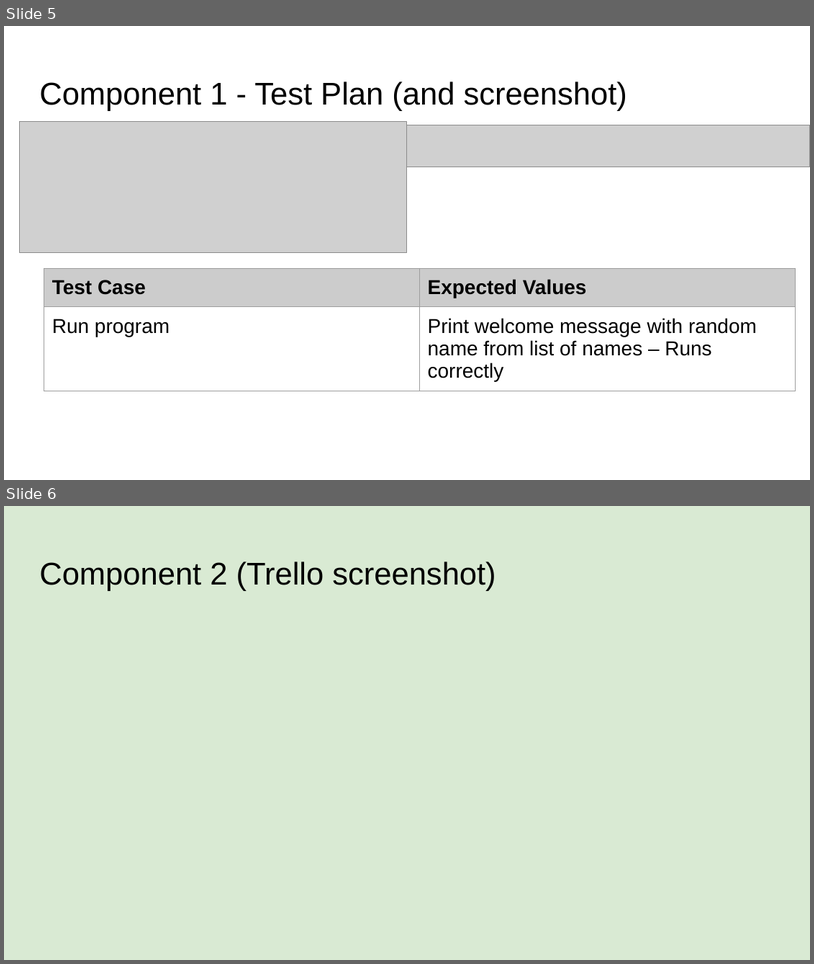
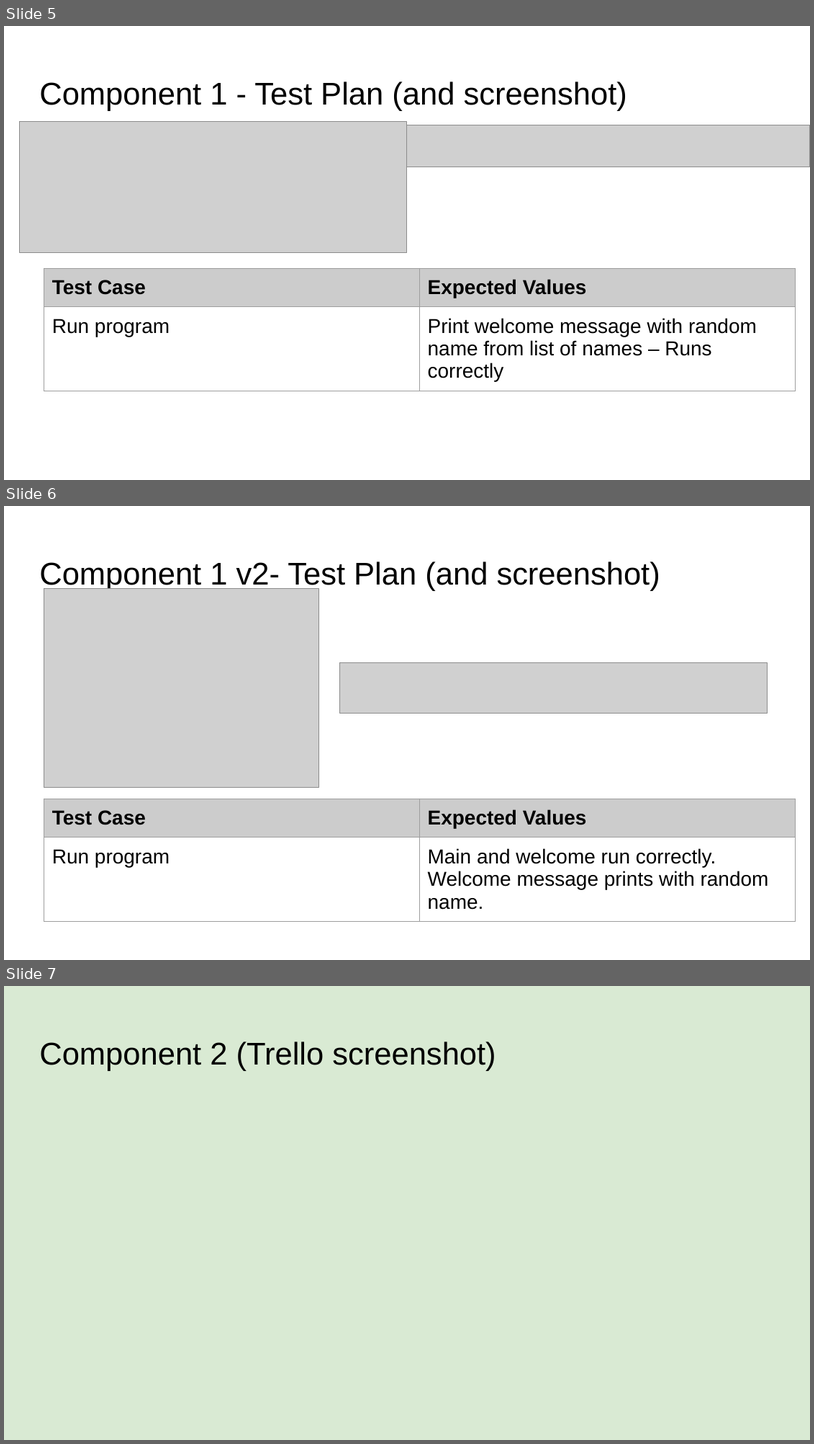
Before and after one commit to KaitlinEus/Pizza_bot, a slide deck: Python.pptx. Shown one above the other, each under a label of ours: slides 5 and 6 before the commit, slides 5, 6 and 7 after it. The pictures are 814x964 and 814x1444 pixels, drawn with LibreOffice and Linux fonts; fonts in the diff are those of the drawing; grey boxes stand for pictures. Boxes give left, top, right and bottom in pixels: in the first picture for what was removed or moved away, otherwise in the second. Text is boxed around its words. In the diff, an @@ line names an element or a change of style, - is before the commit and + after.

Commit message:
Created welcome v2
Changed the welcome message code into a function. Also created a main function to call welcome()

```diff
--- a/Python.pptx
+++ b/Python.pptx
@@ slide 6 added at [4,506,810,960], background #FFFFFF @@
@@ title added at [39,561,661,591], 28 pt, text #000000 @@
+Component 1 v2- Test Plan (and screenshot)
@@ picture added at [44,588,319,787] @@
@@ picture added at [340,662,768,713] @@
@@ table added at [44,799,796,928], 2 rows, 2 columns @@
+Test Case | Expected Values
+Run program | Main and welcome run correctly. / Welcome message prints with random name.
@@ what was slide 6 is now slide 7 @@
```
Also in this commit, not shown: 1 slide changed, 3 other files.
